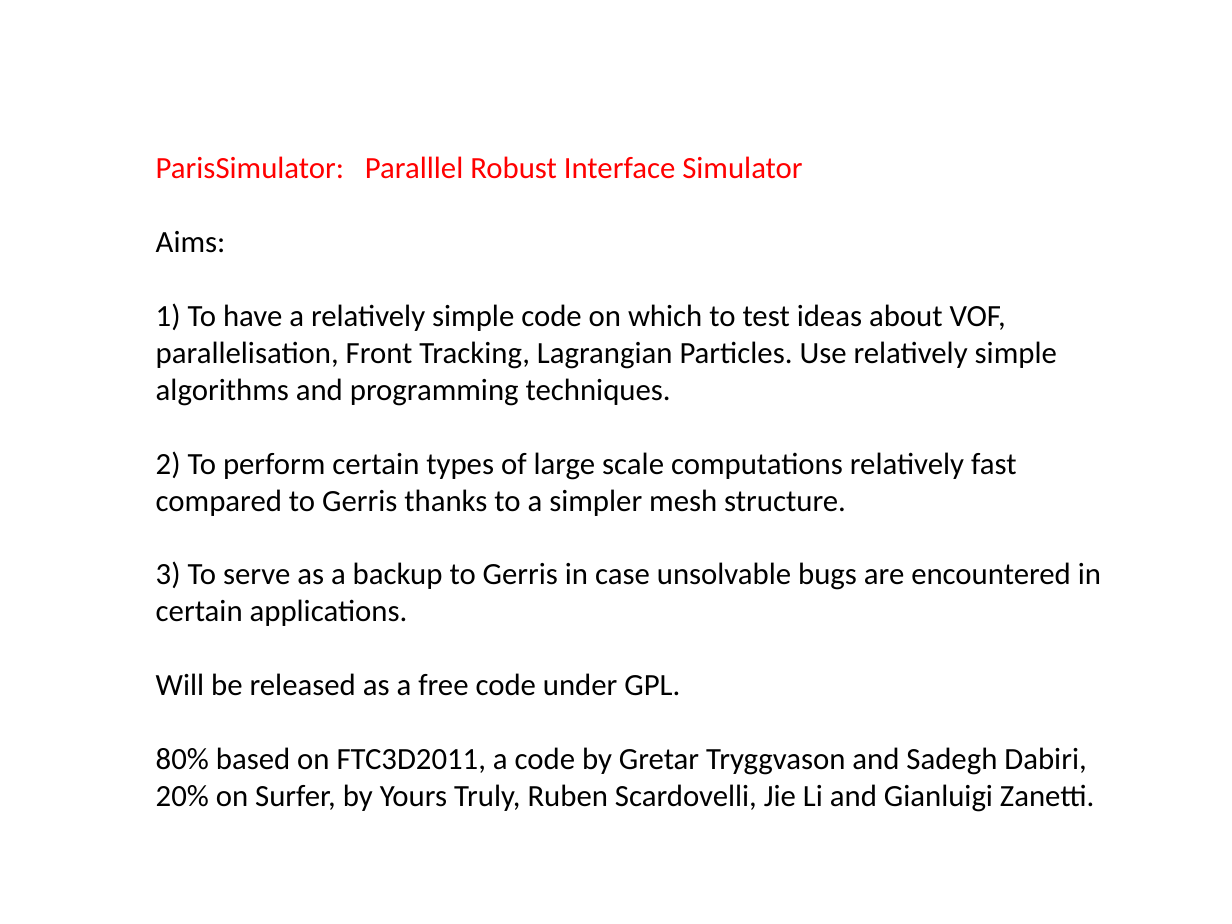
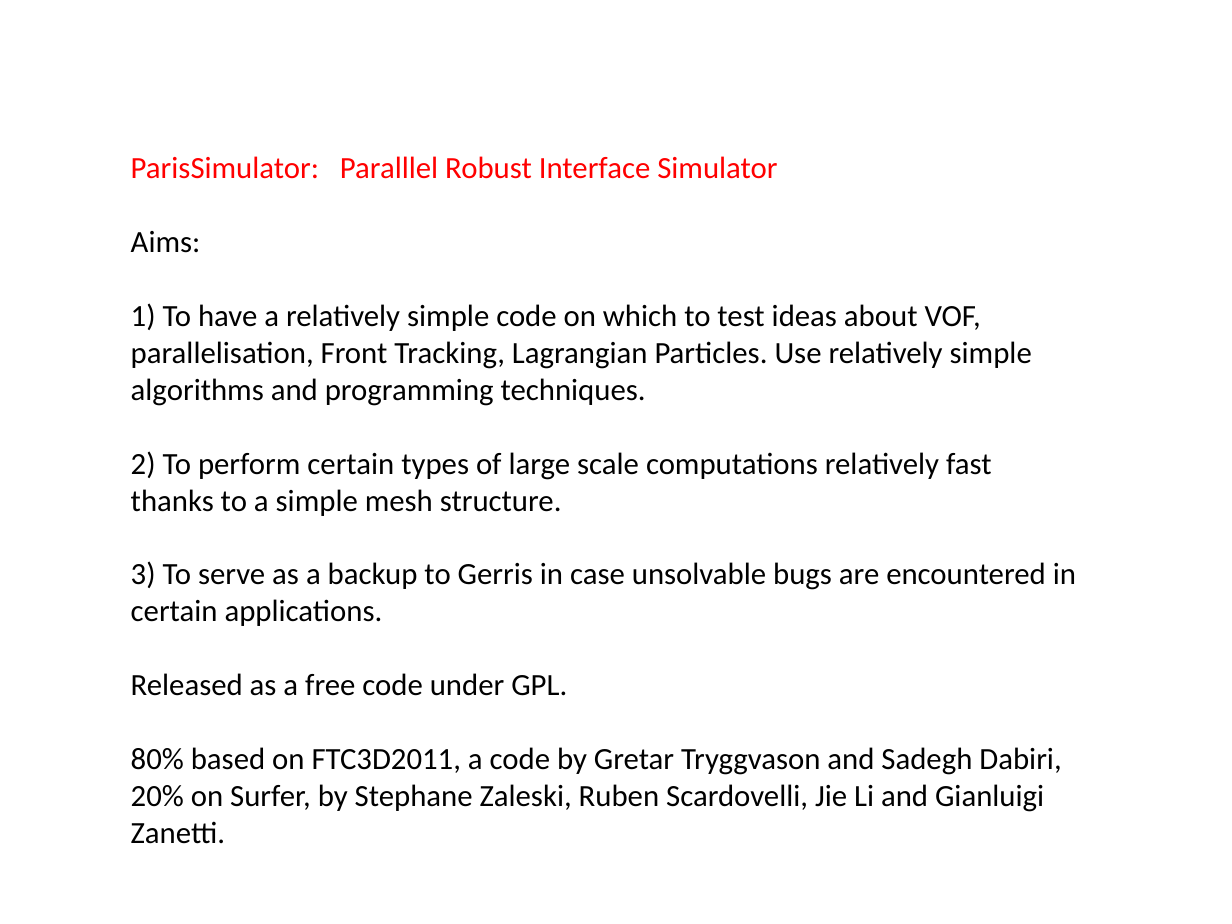
Before and after one commit to slitvinov/paris-git, a slide deck: slide 3 of Documentation/ParisSimulator.pptx. Drawn at 1232x924 pixels with LibreOffice and Linux fonts; fonts in the diff are those of the drawing. Boxes give left, top, right and bottom in pixels: in the first picture for what was removed or moved away, otherwise in the second. Text is boxed around its words. In the diff, an @@ line names an element or a change of style, - is before the commit and + after.

```diff
--- a/Documentation/ParisSimulator.pptx
+++ b/Documentation/ParisSimulator.pptx
@@ text "ParisSimulator: Paralllel Robust Interface Simulator": place and size @@
-text "ParisSimulator: Paralllel Robust Interface Simulator" at [156,156,1101,812]
+text "ParisSimulator: Paralllel Robust Interface Simulator" at [131,156,1076,844]
@@ text at [131,451,992,516]: text changed @@
-2) To perform certain types of large scale computations relatively fast compared to Gerris thanks to a simpler mesh structure.
+2) To perform certain types of large scale computations relatively fast
+thanks to a simple mesh structure.
@@ text at [131,673,567,696]: text changed @@
-Will be released as a free code under GPL.
+Released as a free code under GPL.
@@ text at [131,784,1044,844]: text changed @@
-20% on Surfer, by Yours Truly, Ruben Scardovelli, Jie Li and Gianluigi Zanetti.
+20% on Surfer, by Stephane Zaleski, Ruben Scardovelli, Jie Li and Gianluigi Zanetti.
```
Also in this commit, not shown: 7 other slides changed, 2 slides removed, 15 other files.
